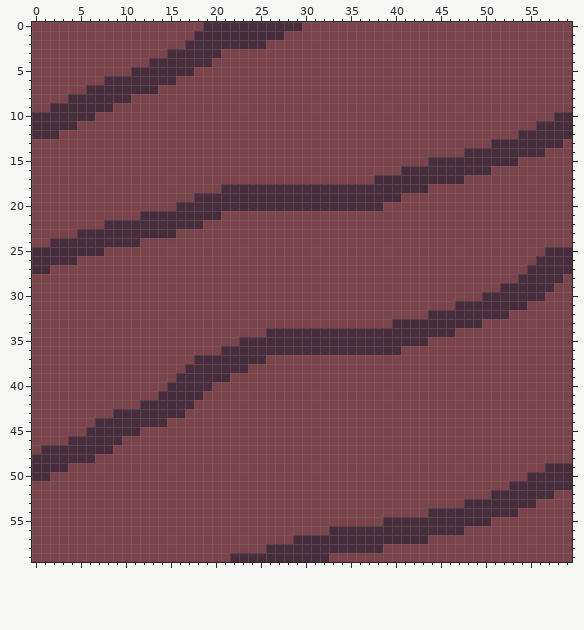
Pixel-art sprite, stored at source/FrontierPlanet/Content/Images/Sprites/Tree-Texture.png. This is how it looked before the edit.
The file is 60x60 pixels.
The same view after the edit:
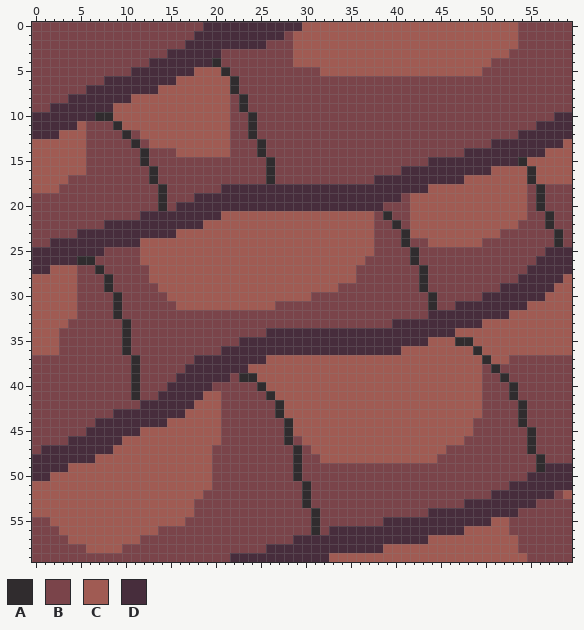
Palette (. is transparent): A #302c2e  B #7a444a  C #a05b53  D #472d3c
From the commit log: Failed upgrade to tree tile art
Edits made:
y 0: x 30..53 BBBBBBBBBBBBBBBBBBBBBBBB -> CCCCCCCCCCCCCCCCCCCCCCCC
y 1..2: x 29..53 BBBBBBBBBBBBBBBBBBBBBBBBB -> CCCCCCCCCCCCCCCCCCCCCCCCC
y 3: x 29..52 BBBBBBBBBBBBBBBBBBBBBBBB -> CCCCCCCCCCCCCCCCCCCCCCCC
y 4: x 20 B -> A; x 29..50 BBBBBBBBBBBBBBBBBBBBBB -> CCCCCCCCCCCCCCCCCCCCCC
y 5: x 18..21 BBBB -> CCCA; x 32..49 BBBBBBBBBBBBBBBBBB -> CCCCCCCCCCCCCCCCCC
y 6: x 16..22 BBBBBBB -> CCCCCCA
y 7: x 14..22 BBBBBBBBB -> CCCCCCCCA
y 8: x 11..21 BBBBBBBBBBB -> CCCCCCCCCCC; x 23 B -> A
y 9: x 9..21 BBBBBBBBBBBBB -> CCCCCCCCCCCCC; x 23 B -> A
y 10: x 7..21 BBBBBBBBBBBBBBB -> AACCCCCCCCCCCCC; x 24 B -> A
y 11: x 5 B -> C; x 9..21 BBBBBBBBBBBBB -> ACCCCCCCCCCCC; x 24 B -> A
y 12: x 3..5 BBB -> CCC; x 10 B -> A; x 12..21 BBBBBBBBBB -> CCCCCCCCCC; x 24 B -> A
y 13: x 0..5 BBBBBB -> CCCCCC; x 11 B -> A; x 13..21 BBBBBBBBB -> CCCCCCCCC; x 25 B -> A; x 59 B -> C
y 14: x 0..5 BBBBBB -> CCCCCC; x 12 B -> A; x 16..21 BBBBBB -> CCCCCC; x 25 B -> A; x 57..59 BBB -> CCC
y 15: x 0..5 BBBBBB -> CCCCCC; x 12 B -> A; x 26 B -> A; x 54..59 BBBBBB -> ACCCCC
y 16: x 0..5 BBBBBB -> CCCCCC; x 13 B -> A; x 26 B -> A; x 51..59 BBBBBBBBB -> CCCCACCCC
y 17: x 0..3 BBBB -> CCCC; x 13 B -> A; x 26 B -> A; x 48..59 BBBBBBBBBBBB -> CCCCCCCACCCC
y 18: x 0..2 BBB -> CCC; x 14 B -> A; x 44..54 BBBBBBBBBBB -> CCCCCCCCCCC; x 56 B -> A
y 19..20: x 14 B -> A; x 42..54 BBBBBBBBBBBBB -> CCCCCCCCCCCCC; x 56 B -> A
y 21: x 21..37 BBBBBBBBBBBBBBBBB -> CCCCCCCCCCCCCCCCC; x 39 B -> A; x 42..54 BBBBBBBBBBBBB -> CCCCCCCCCCCCC; x 57 B -> A
y 22: x 19..37 BBBBBBBBBBBBBBBBBBB -> CCCCCCCCCCCCCCCCCCC; x 40 B -> A; x 42..53 BBBBBBBBBBBB -> CCCCCCCCCCCC; x 57 B -> A
y 23: x 16..37 BBBBBBBBBBBBBBBBBBBBBB -> CCCCCCCCCCCCCCCCCCCCCC; x 41..51 BBBBBBBBBBB -> ACCCCCCCCCC; x 58 B -> A
y 24: x 12..37 BBBBBBBBBBBBBBBBBBBBBBBBBB -> CCCCCCCCCCCCCCCCCCCCCCCCCC; x 41 B -> A; x 44..49 BBBBBB -> CCCCCC; x 58 B -> A
y 25: x 12..37 BBBBBBBBBBBBBBBBBBBBBBBBBB -> CCCCCCCCCCCCCCCCCCCCCCCCCC; x 42 B -> A
y 26: x 5..6 BB -> AA; x 12..36 BBBBBBBBBBBBBBBBBBBBBBBBB -> CCCCCCCCCCCCCCCCCCCCCCCCC; x 42 B -> A
y 27: x 2..4 BBB -> CCC; x 7 B -> A; x 13..35 BBBBBBBBBBBBBBBBBBBBBBB -> CCCCCCCCCCCCCCCCCCCCCCC; x 43 B -> A
y 28: x 0..4 BBBBB -> CCCCC; x 8 B -> A; x 13..35 BBBBBBBBBBBBBBBBBBBBBBB -> CCCCCCCCCCCCCCCCCCCCCCC; x 43 B -> A; x 59 B -> C
y 29: x 0..4 BBBBB -> CCCCC; x 8 B -> A; x 14..33 BBBBBBBBBBBBBBBBBBBB -> CCCCCCCCCCCCCCCCCCCC; x 43 B -> A; x 58..59 BB -> CC
y 30: x 0..4 BBBBB -> CCCCC; x 9 B -> A; x 15..30 BBBBBBBBBBBBBBBB -> CCCCCCCCCCCCCCCC; x 44 B -> A; x 57..59 BBB -> CCC
y 31: x 0..4 BBBBB -> CCCCC; x 9 B -> A; x 16..26 BBBBBBBBBBB -> CCCCCCCCCCC; x 44 B -> A; x 55..59 BBBBB -> CCCCC
y 32: x 0..4 BBBBB -> CCCCC; x 9 B -> A; x 53..59 BBBBBBB -> CCCCCCC
y 33: x 0..3 BBBB -> CCCC; x 10 B -> A; x 50..59 BBBBBBBBBB -> CCCCCCCCCC
y 34: x 0..2 BBB -> CCC; x 10 B -> A; x 47..59 BBBBBBBBBBBBB -> CCCCCCCCCCCCC
y 35: x 0..2 BBB -> CCC; x 10 B -> A; x 44..59 BBBBBBBBBBBBBBBB -> CCCAACCCCCCCCCCC
y 36: x 0..2 BBB -> CCC; x 10 B -> A; x 41..59 BBBBBBBBBBBBBBBBBBB -> CCCCCCCCACCCCCCCCCC
y 37: x 11 B -> A; x 26..52 BBBBBBBBBBBBBBBBBBBBBBBBBBB -> CCCCCCCCCCCCCCCCCCCCCCCCACC
y 38: x 11 B -> A; x 24..49 BBBBBBBBBBBBBBBBBBBBBBBBBB -> CCCCCCCCCCCCCCCCCCCCCCCCCC; x 51 B -> A
y 39: x 11 B -> A; x 23..49 BBBBBBBBBBBBBBBBBBBBBBBBBBB -> AACCCCCCCCCCCCCCCCCCCCCCCCC; x 52 B -> A
y 40: x 11 B -> A; x 25..49 BBBBBBBBBBBBBBBBBBBBBBBBB -> ACCCCCCCCCCCCCCCCCCCCCCCC; x 53 B -> A
y 41: x 11 B -> A; x 19..20 BB -> CC; x 26..49 BBBBBBBBBBBBBBBBBBBBBBBB -> ACCCCCCCCCCCCCCCCCCCCCCC; x 53 B -> A
y 42: x 18..20 BBB -> CCC; x 27..49 BBBBBBBBBBBBBBBBBBBBBBB -> ACCCCCCCCCCCCCCCCCCCCCC; x 54 B -> A
y 43: x 17..20 BBBB -> CCCC; x 27..49 BBBBBBBBBBBBBBBBBBBBBBB -> ACCCCCCCCCCCCCCCCCCCCCC; x 54 B -> A
y 44: x 15..20 BBBBBB -> CCCCCC; x 28..48 BBBBBBBBBBBBBBBBBBBBB -> ACCCCCCCCCCCCCCCCCCCC; x 54 B -> A
y 45: x 12..20 BBBBBBBBB -> CCCCCCCCC; x 28..48 BBBBBBBBBBBBBBBBBBBBB -> ACCCCCCCCCCCCCCCCCCCC; x 55 B -> A
y 46: x 10..20 BBBBBBBBBBB -> CCCCCCCCCCC; x 28 B -> A; x 30..47 BBBBBBBBBBBBBBBBBB -> CCCCCCCCCCCCCCCCCC; x 55 B -> A
y 47: x 9..19 BBBBBBBBBBB -> CCCCCCCCCCC; x 29 B -> A; x 31..45 BBBBBBBBBBBBBBB -> CCCCCCCCCCCCCCC; x 55 B -> A
y 48: x 7..19 BBBBBBBBBBBBB -> CCCCCCCCCCCCC; x 29 B -> A; x 32..44 BBBBBBBBBBBBB -> CCCCCCCCCCCCC; x 56 B -> A
y 49: x 4..19 BBBBBBBBBBBBBBBB -> CCCCCCCCCCCCCCCC; x 29 B -> A; x 56 B -> A
y 50: x 2..19 BBBBBBBBBBBBBBBBBB -> CCCCCCCCCCCCCCCCCC; x 29 B -> A
y 51: x 0..19 BBBBBBBBBBBBBBBBBBBB -> CCCCCCCCCCCCCCCCCCCC; x 30 B -> A
y 52: x 0..18 BBBBBBBBBBBBBBBBBBB -> CCCCCCCCCCCCCCCCCCC; x 30 B -> A; x 59 B -> C
y 53: x 0..17 BBBBBBBBBBBBBBBBBB -> CCCCCCCCCCCCCCCCCC; x 30 B -> A
y 54: x 0..17 BBBBBBBBBBBBBBBBBB -> CCCCCCCCCCCCCCCCCC; x 31 B -> A
y 55: x 2..16 BBBBBBBBBBBBBBB -> CCCCCCCCCCCCCCC; x 31 B -> A; x 51..52 BB -> CC
y 56: x 3..13 BBBBBBBBBBB -> CCCCCCCCCCC; x 31 B -> A; x 48..52 BBBBB -> CCCCC
y 57: x 4..11 BBBBBBBB -> CCCCCCCC; x 44..53 BBBBBBBBBB -> CCCCCCCCCC
y 58: x 6..9 BBBB -> CCCC; x 39..53 BBBBBBBBBBBBBBB -> CCCCCCCCCCCCCCC
y 59: x 33..54 BBBBBBBBBBBBBBBBBBBBBB -> CCCCCCCCCCCCCCCCCCCCCC
Pixel boxes of the changes (left, top, right, bottom) in both pictures:
changed: (32, 22, 572, 562)
